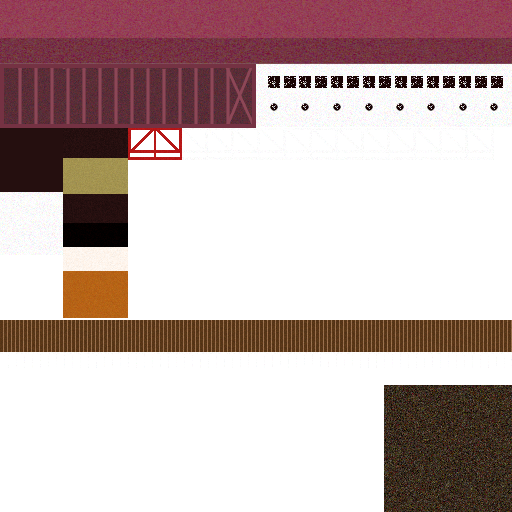
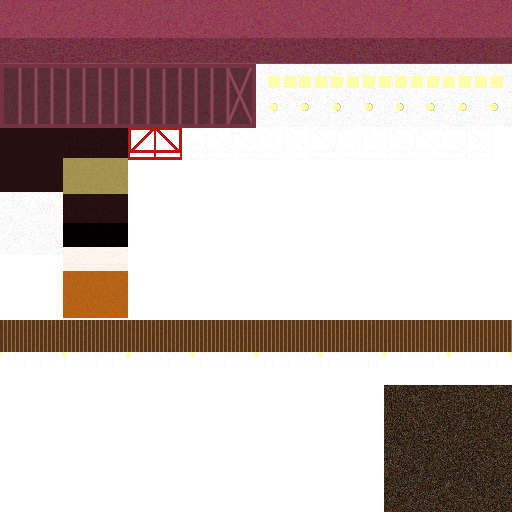
The second 512x512 image is a revision of the first. Changes to its layers:
added layer "Lightmap" above "Texture" over [0, 76, 512, 357]
